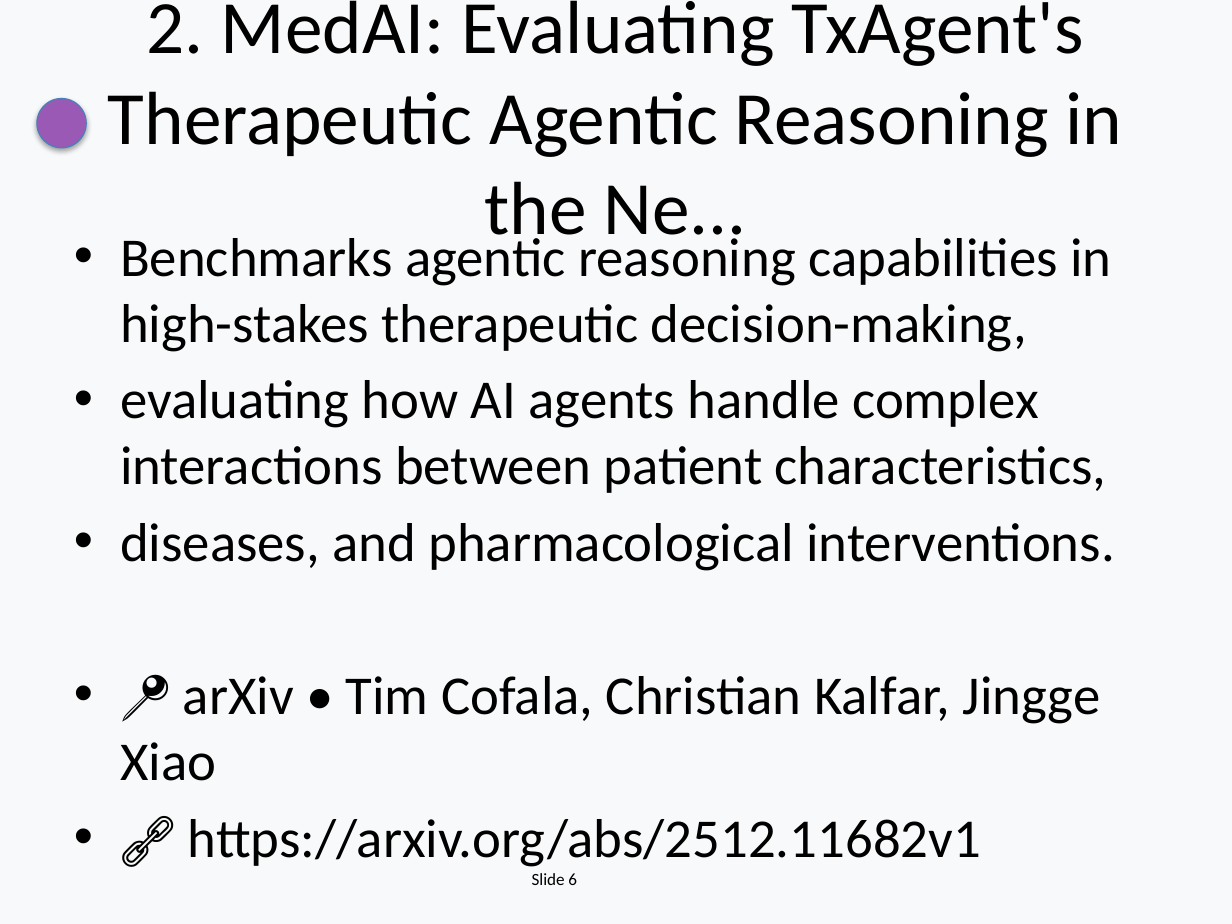
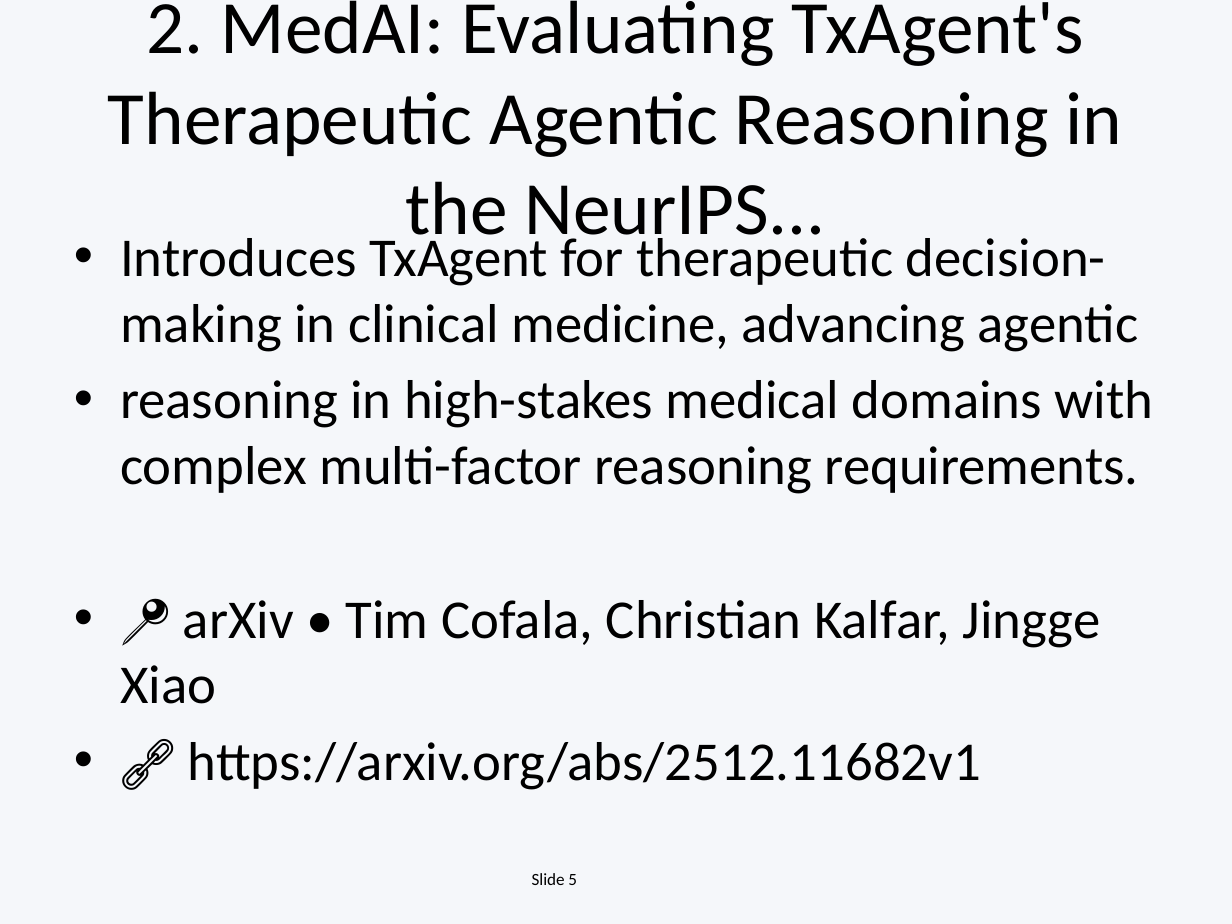
Before and after one commit to EiriniOr/ai-weekly-digest, a slide deck: slide 5 of AI_Weekly_2025-12-15.pptx (slide 6 before the commit). Drawn at 1232x924 pixels with LibreOffice and Linux fonts; fonts in the diff are those of the drawing. Boxes give left, top, right and bottom in pixels: in the first picture for what was removed or moved away, otherwise in the second. Text is boxed around its words. In the diff, an @@ line names an element or a change of style, - is before the commit and + after.

```diff
--- a/AI_Weekly_2025-12-15.pptx
+++ b/AI_Weekly_2025-12-15.pptx
@@ background #F8F9FA to #F5F7FA @@
@@ title at (108,0,1123,252): text changed @@
-2. MedAI: Evaluating TxAgent's Therapeutic Agentic Reasoning in the Ne...
+2. MedAI: Evaluating TxAgent's Therapeutic Agentic Reasoning in the NeurIPS...
@@ ellipse removed at (37,99,86,148) @@
@@ text at (120,230,1153,494): text changed @@
-• Benchmarks agentic reasoning capabilities in high-stakes therapeutic decision-making,
-• evaluating how AI agents handle complex interactions between patient characteristics,
-• diseases, and pharmacological interventions.
+• Introduces TxAgent for therapeutic decision-making in clinical medicine, advancing agentic
+• reasoning in high-stakes medical domains with complex multi-factor reasoning requirements.
@@ text at (532,873,577,885): text changed @@
-Slide 6
+Slide 5
```
Also in this commit, not shown: 17 other slides changed, 7 slides added, 9 slides removed, 1 other file.
